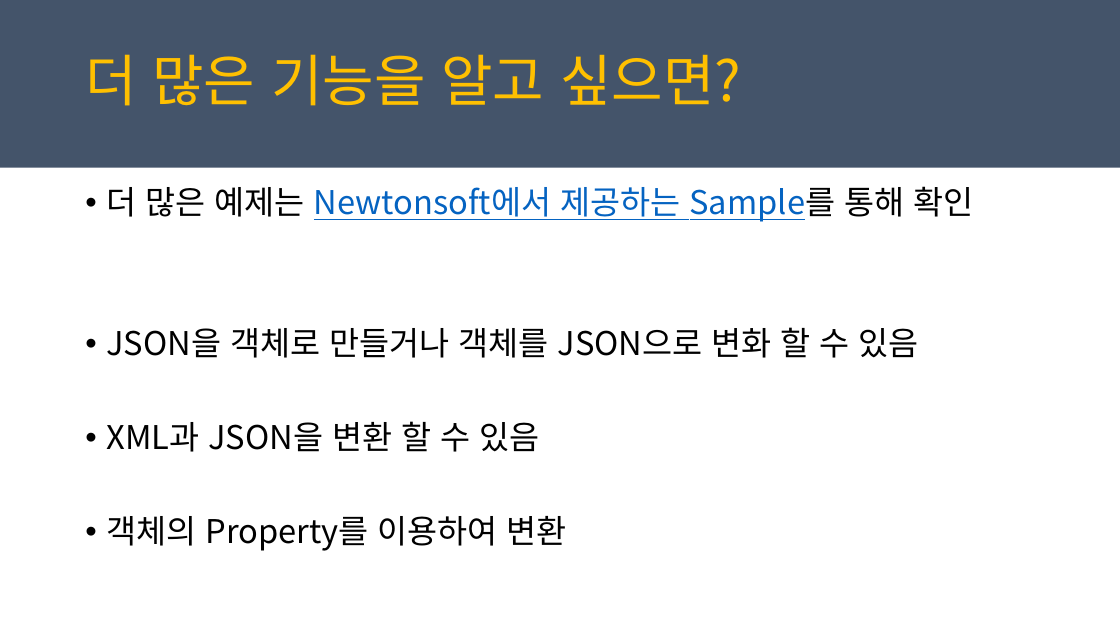
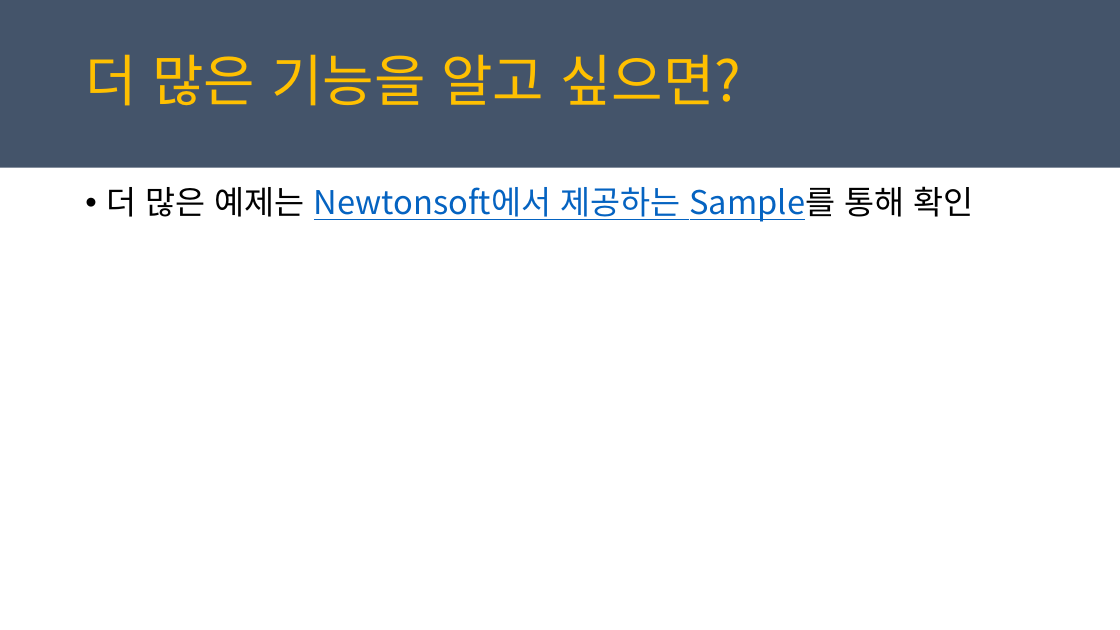
Before and after one commit to juniair/Summary-PPT, a slide deck: slide 25 of Newton.Json 사용법.pptx. Drawn at 1120x630 pixels with LibreOffice and Linux fonts; fonts in the diff are those of the drawing. Boxes give left, top, right and bottom in pixels: in the first picture for what was removed or moved away, otherwise in the second. Text is boxed around its words. In the diff, an @@ line names an element or a change of style, - is before the commit and + after.

Commit message:
update

```diff
--- a/Newton.Json 사용법.pptx
+++ b/Newton.Json 사용법.pptx
@@ text at <box>106,327,919,551</box>: paragraphs removed @@
-• JSON을 객체로 만들거나 객체를 JSON으로 변화 할 수 있음
-• XML과 JSON을 변환 할 수 있음
-• 객체의 Property를 이용하여 변환
```
Also in this commit, not shown: 8 other slides changed.
